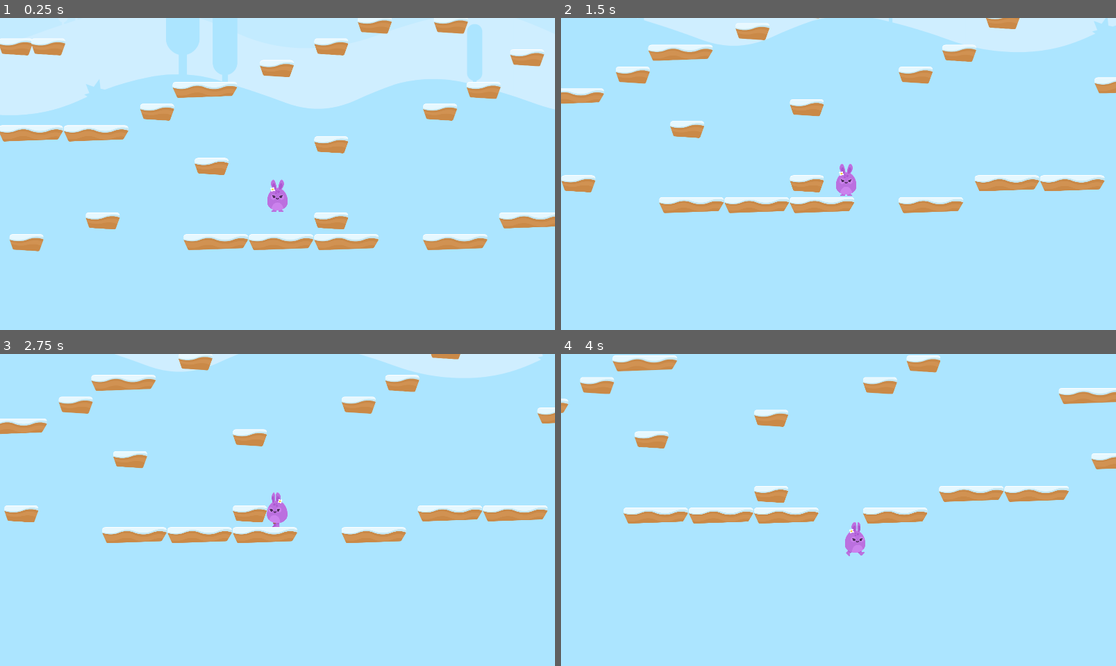
Above: before the commit, frames 1-4 (two rows, left to right).
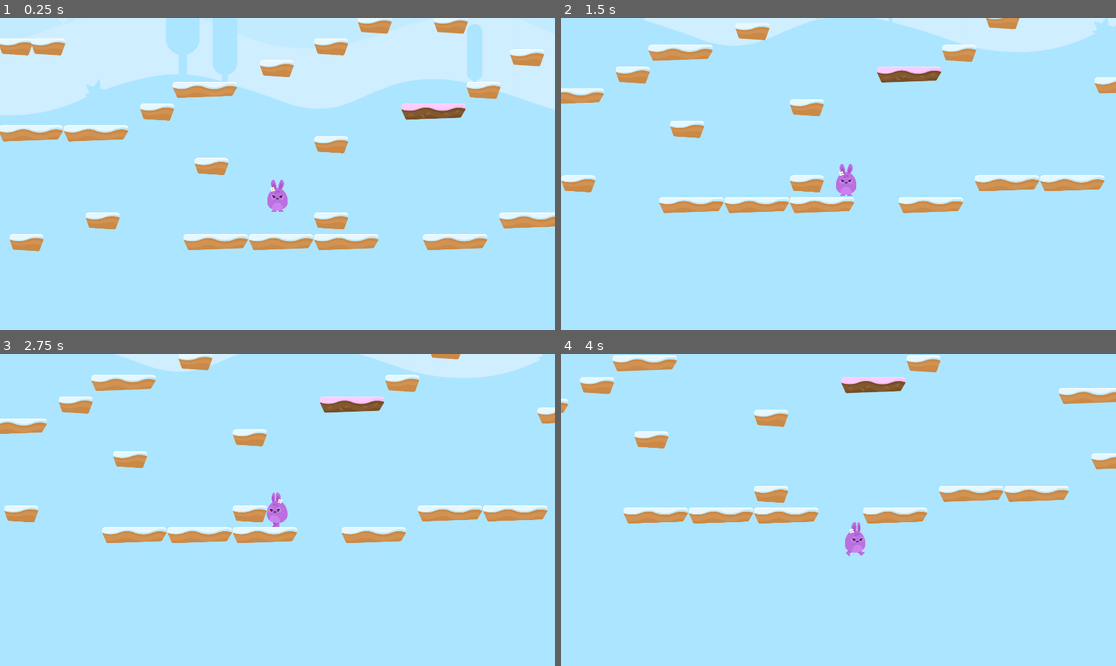
Above: after the commit, the same moments.

Repository: DieFleder/Hoppy-Days-3.2
Game: Godot game, scene res://Levels/Level_01.tscn
Same seed, same stepped clock (60 frames per second), same inputs: the game is played once before the commit and once after it.
Inputs (mouse positions are in pixels of both pictures, inside the frame that each line leads up to):
- Up to frame 1 (0.25 s): no input
- Up to frame 2 (1.5 s): move the mouse to (960, 158) at 0.52 s; hold D (right) 0.53-1.25 s; click (960, 158) at 0.67 s; tap W (jump) at 0.77 s; drag from (727, 189) to (810, 236) at 1.27 s
- Up to frame 3 (2.75 s): move the mouse to (333, 441) at 2.02 s; hold A (left) from 2.03 s (still down)
- Up to frame 4 (4 s): release A (left) at 2.75 s; drag from (810, 572) to (672, 463) at 2.77 s; move the mouse to (1005, 556) at 3.52 s; hold D (right) from 3.53 s (still down); tap W (jump) at 3.77 s

The runs differ from the first frame. In frame 1, 0.6% of the frame differs, in the area x 72-84%, y 27-33%; in frame 2, 0.6%, in the area x 56-69%, y 15-22%; in frame 3, 0.6%; in frame 4, 0.6%.

Commit message:
Moved a tile

Diff:
--- a/Levels/Level_01.tscn
+++ b/Levels/Level_01.tscn
@@ -11,4 +11,4 @@
 tile_set = ExtResource( 2 )
 collision_layer = 2
 format = 1
-tile_data = PoolIntArray( -655336, 7, 0, -458732, 7, 0, -393 …(380 unchanged characters)…  6, 0, 458795, 7, 0, 589837, 7, 0, 589863, 7, 0, 655417, 6, 0, 655453, 6, 0, 655459, …(381 unchanged characters)…
+tile_data = PoolIntArray( -655336, 7, 0, -458732, 7, 0, -393 …(380 unchanged characters)…  6, 0, 458795, 7, 0, 589837, 7, 0, 589861, 0, 0, 655417, 6, 0, 655453, 6, 0, 655459, …(381 unchanged characters)…
Not shown, changed: .gitignore
